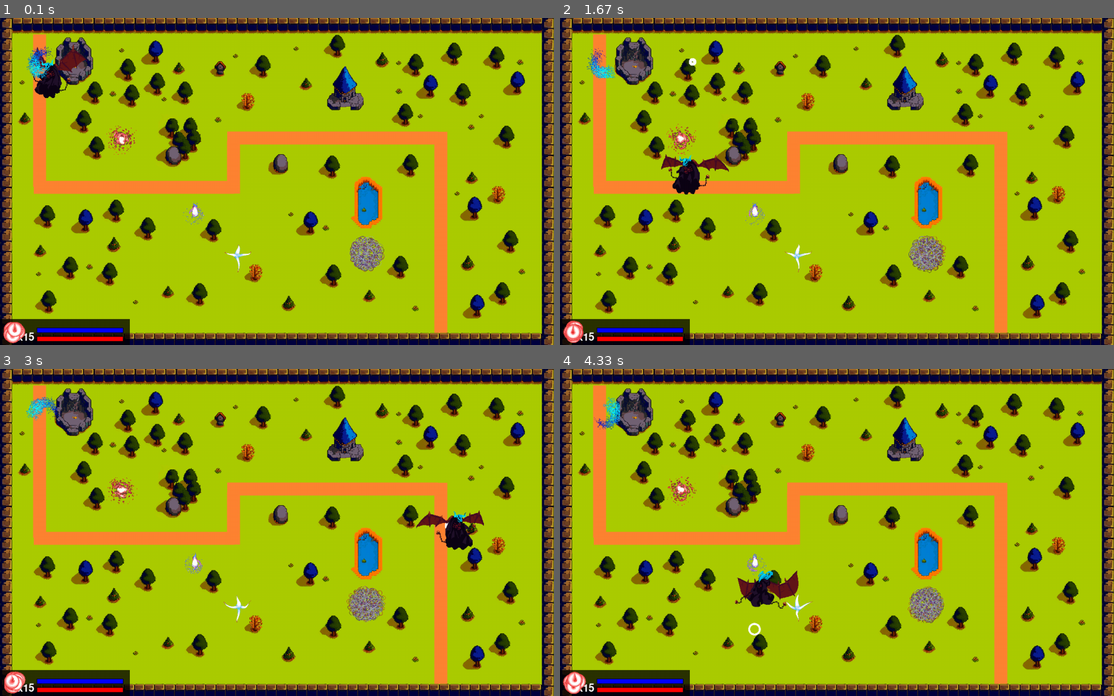
Above: before the commit, frames 1-4 (two rows, left to right).
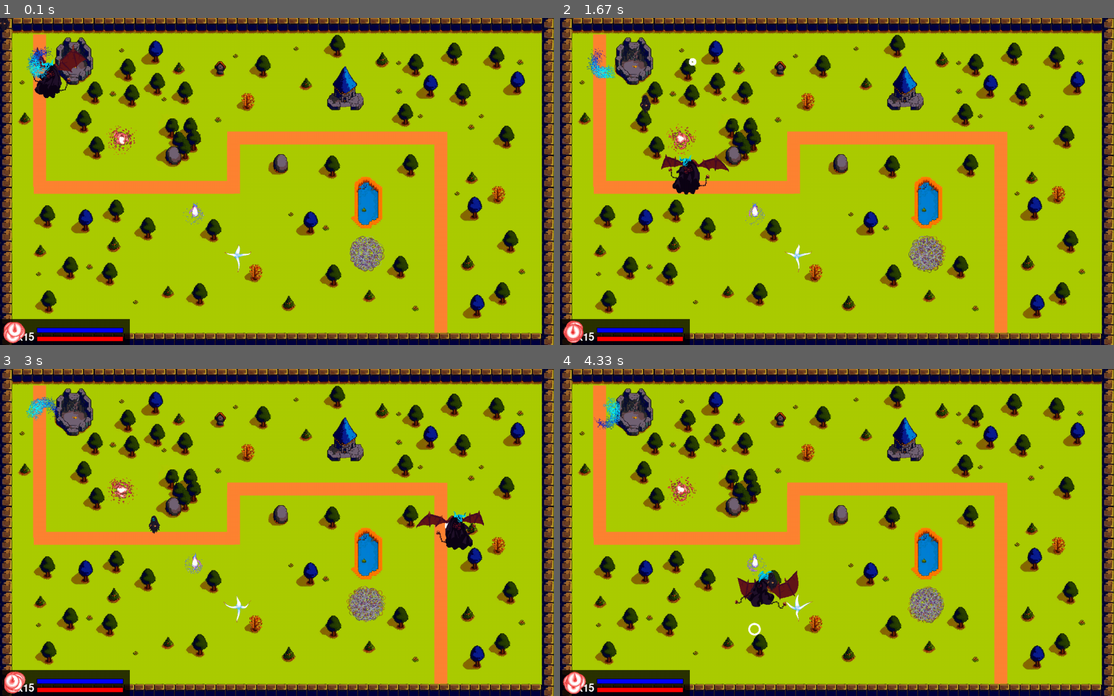
Above: after the commit, the same moments.

Repository: Entropy675/Summoning-Jinn
Game: pygame game, started from src/main.py
Two runs of this game, one before a commit and one after it. Both use one fixed random seed, a clock stepped at 60 frames per second and the inputs below.
Inputs (mouse positions are in pixels of both pictures, inside the frame that each line leads up to):
- Up to frame 1 (0.1 s): no input
- Up to frame 2 (1.67 s): click (837, 181) at 0.38 s; tap Space at 0.67 s; click (665, 256) at 1.05 s; click (692, 60) at 1.38 s
- Up to frame 3 (3 s): click (249, 617) at 1.72 s; click (487, 656) at 2.05 s; click (387, 506) at 2.38 s; click (448, 525) at 2.72 s
- Up to frame 4 (4.33 s): click (665, 489) at 3.05 s; click (958, 450) at 3.38 s; click (676, 512) at 3.72 s; tap Space at 4.07 s; click (753, 627) at 4.08 s

The runs differ from the first frame. In frame 1, less than 0.1% of the frame differs, in the area x 0-2%, y 0-5%; in frame 2, less than 0.1%; in frame 3, less than 0.1%, in the area x 26-29%, y 44-51%; in frame 4, less than 0.1%.

Commit message:
Ghost moves successfully

Diff:
--- a/src/constants.py
+++ b/src/constants.py
@@ -17,6 +17,8 @@
 PLR_SPEED_BASE_LIMIT = 16;
 PLR_MAX_HEALTH = 100;
 PLR_MAX_MANA = 100;
+
+
 FPS = 120 #pref
 # Define Colors
 WHITE = (255, 255, 255)
--- a/src/enemy.py
+++ b/src/enemy.py
@@ -19,16 +19,16 @@
     def __init__(self):
         super().__init__() # do not create a lone instance of this class
 
-    def sqrDistToPlayer(self, plr): # use this if you can help it because sqrt is a slow operation
-        return math.abs(self.x - p.x)*math.abs(self.x - p.x) + math.abs(self.y - p.y)*math.abs(self.y - p.y);
+    def sqrDistToPlayer(self, p): # use this if you can help it because sqrt is a slow operation
+        return abs(self.x - p.x)*abs(self.x - p.x) + abs(self.y - p.y)*abs(self.y - p.y);
 
     def distToPlayer(self, plr): # dont use this if you can help it because it is slow
         return math.sqrt(sqrdDistToPlayer(self, plr));
 
-    def path(self):
+    def path(self, plr):
         pass;
 
-    def attackBehavior(self):
+    def attackBehavior(self, plr):
         pass;
 
     def draw(self, surf):
@@ -47,7 +47,7 @@
             self.sprites[self.currentSprite].currentFrameY = 0; # resetting the current frame to the start of the animation loop after switching back to idle
 
 
-    def update(self):
+    def update(self, plr):
         self.sprites[self.currentSprite].update();
         if self.y > self.goToY:
             self.y -= self.speed;
--- a/src/ghost.py
+++ b/src/ghost.py
@@ -19,8 +19,9 @@
         self.range = 20
         self.pathPoints = pathPoints;
         self.maxPathPoint = len(pathPoints);
+        self.speed = 1;
 
-        image = pygame.image.load("..assets\\GothicCharacters\\GPV\\Ghost-Files\\PNG\\ghost-idle.png")
+        image = pygame.image.load("..\\assets\\GothicCharacters\\GPV\\Ghost-Files\\PNG\\ghost-idle.png")
 
         self.original_image = image
         self.image = image
@@ -28,48 +29,69 @@
         self.isEntityInanimate = False;
 
         self.sprites.append(basicSprite.BasicSprite(image, 0, 0, 7, 0, 0, 16 - self.speed)); # first animation: idle movement
-        self.sprites.append(basicSprite.BasicSprite(pygame.image.load("..assets\\GothicCharacters\\GPV\\Ghost-Files\\PNG\\ghost-shriek.png"), 0, 0, 4, 1, 0, 16 - self.speed)); # second animation: attack
-        self.sprites.append(basicSprite.BasicSprite(pygame.image.load("..assets\\GothicCharacters\\GPV\\Ghost-Files\\PNG\\ghost-vanish.png"), 0, 0, 7, 1, 0, 16 - self.speed)); # third animation: vanish (teleport ?) (die ?)
-        self.sprites.append(basicSprite.BasicSprite(pygame.image.load("..assets\\GothicCharacters\\GPV\\Ghost-Files\\PNG\\ghost-appears.png"), 0, 0, 6, 1, 0, 16 - self.speed)); # third animation: appear (could be used for teleport)
+        self.sprites.append(basicSprite.BasicSprite(pygame.image.load("..\\assets\\GothicCharacters\\GPV\\Ghost-Files\\PNG\\ghost-shriek.png"), 0, 0, 4, 1, 0, 16 - self.speed)); # second animation: attack
+        self.sprites.append(basicSprite.BasicSprite(pygame.image.load("..\\assets\\GothicCharacters\\GPV\\Ghost-Files\\PNG\\ghost-vanish.png"), 0, 0, 7, 1, 0, 16 - self.speed)); # third animation: vanish (teleport ?) (die ?)
+        self.sprites.append(basicSprite.BasicSprite(pygame.image.load("..\\assets\\GothicCharacters\\GPV\\Ghost-Files\\PNG\\ghost-appears.png"), 0, 0, 6, 1, 0, 16 - self.speed)); # third animation: appear (could be used for teleport)
         # basic sprite takes in image, x and y position for the image, image frame width, image frame height, ending offset, image speed
 
-        super().__init__(x, y)
+        super().__init__()
 
-    def path(self):
+    def path(self, plr):
 
         #checks if player is within range of goblin, if true it sets goblin path towards player
-        if(self.sqrDistToPlayer(self, plr) < range*range): # range is a variable u declare at the start, represents the pixel range that the player needs to be within for the enemy to start chasing the player
+        if(self.sqrDistToPlayer(plr) < self.range*self.range): # range is a variable u declare at the start, represents the pixel range that the player needs to be within for the enemy to start chasing the player
             self.goToX = plr.x
             self.goToY = plr.y
             self.attacking = True;
         else:
-            if(self.pathToPoints[self.currentPathPoint].x == self.x &&  self.pathToPoints[self.currentPathPoint].y == self.y):
-                self.currentPathPoint += 1;
+
+
             if(self.currentPathPoint == self.maxPathPoint):
-                self.goToY = -10000;
+                self.goToY = 10000;
             else:
-                self.goToX = self.pathToPoints[self.currentPathPoint].x
-                self.goToY = self.pathToPoints[self.currentPathPoint].y
+                self.goToX = self.pathPoints[self.currentPathPoint][0] + self.boundryX
+                self.goToY = self.pathPoints[self.currentPathPoint][1] + self.boundryY
+                if(self.pathPoints[self.currentPathPoint][0] + self.boundryX == self.x and self.pathPoints[self.currentPathPoint][1] + self.boundryY == self.y):
+                    self.currentPathPoint += 1;
+
             self.attacking = False;
-            # remove path to points [0] once they have reached it
 
-    def attackBehavior(self):
+    def attackBehavior(self, plr):
         attackType = random.randint(1, 100) #random number between 1 - 100 determines attack type
 
         if(attackType <= 80):
             currentSprite = 0 #80% chance the goblin will walk
-        elif(attackType <= 95):
-            currentSprite = 1 #15% chance the goblin will try a basic attack(i think biting would be very funny but that can be for later)
-        elif(attackType <= 100):
-            currentSprite = 2 #5% chance the goblin will dash
+        else:
+            currentSprite = 1 # attack sprite
+
 
 
     def draw(self, surf):
-        super().draw(surf)
+        doneframe = None; # doneframe returns true when done animation
+
+        if(self.facingLeft):
+            doneframe = self.sprites[self.currentSprite].draw(surf, self.x + self.sprites[self.currentSprite].x - self.sprites[self.currentSprite].rect.width/2, self.y + self.sprites[self.currentSprite].y - self.sprites[self.currentSprite].rect.height/2, True);
+        else:
+            doneframe = self.sprites[self.currentSprite].draw(surf, self.x + self.sprites[self.currentSprite].x  - self.sprites[self.currentSprite].rect.width/2, self.y + self.sprites[self.currentSprite].y - self.sprites[self.currentSprite].rect.height/2);
+
+        if(doneframe): # if we are on the last frame of the animation
+            if(self.currentSprite == 1): # and its the attack sprite
+                self.currentSprite = 0;
+            self.sprites[self.currentSprite].currentFrameX = 0;
+            self.sprites[self.currentSprite].currentFrameY = 0;
 
 
-    def update(self):
-        super().update()
-        self.path(self)
+    def update(self, plr):
+        self.sprites[self.currentSprite].update();
+        if self.y > self.goToY:
+            self.y -= self.speed;
+        if self.y < self.goToY:
+            self.y += self.speed;
+        if self.x > self.goToX:
+            self.x -= self.speed;
+        if self.x < self.goToX:
+            self.x += self.speed;
+        print(str(self.x) + " " + str(self.y) + " goto " + str(self.goToX) + " " + str(self.goToY))
+        self.path(plr)
         if(self.attacking):
-            self.attackBehavior(self)
+            self.attackBehavior(plr)
--- a/src/goblin.py
+++ b/src/goblin.py
@@ -19,6 +19,7 @@
         self.range = 20
         self.pathPoints = pathPoints;
         self.maxPathPoint = len(pathPoints);
+        self.speed = 3;
 
         image = pygame.image.load("..\\assets\\Sprites\\goblin1V2_summoning_jinn.png");
 
@@ -31,9 +32,9 @@
         self.sprites.append(basicSprite.BasicSprite(image, 0, 0, 3, 1, 0, 16 - self.speed)); # second animation: attack
         self.sprites.append(basicSprite.BasicSprite(image, 0, 0, 3, 1, 0, 16 - self.speed)); # third animation: dash
 
-        super().__init__(x, y)
+        super().__init__()
 
-    def path(self):
+    def path(self, plr):
 
         #checks if player is within range of goblin, if true it sets goblin path towards player
         if(self.sqrDistToPlayer(self, plr) < range*range): # range is a variable u declare at the start, represents the pixel range that the player needs to be within for the enemy to start chasing the player
@@ -41,31 +42,31 @@
             self.goToY = plr.y
             self.attacking = True;
         else:
-            self.goToX = self.pathToPoints[0].x
-            self.goToY = self.pathToPoints[0].y
+            self.goToX = self.pathPoints[0][0]
+            self.goToY = self.pathPoints[0][1]
             self.attacking = False;
             #remove path to points [0] once they have reached it
 
-    def attackBehavior(self):
+    def attackBehavior(self, plr):
         attackType = random.randint(1, 100) #random number between 1 - 100 determines attack type
 
         if(attackType <= 80):
             currentSprite = 0 #80% chance the goblin will walk
         elif(attackType <= 95):
-            if(self.sqrDistToPlayer(self, plr) < meleRange*meleRange):
+            if(self.sqrDistToPlayer(plr) < meleRange*meleRange):
                 currentSprite = 1 #15% chance the goblin will try a basic attack(i think biting would be very funny but that can be for later)
             else:
                 currentSprite = 2 # if cant mele, then dash
         elif(attackType <= 100):
             currentSprite = 2 #5% chance the goblin will dash
         else:
-            self.path(self)
+            self.path(plr)
 
     def draw(self, surf):
         super().draw(surf)
 
 
-    def update(self):
-        super().update()
+    def update(self, plr):
+        super().update(plr)
         if(self.attacking):
-            self.attackBehavior(self)
+            self.attackBehavior(plr)
--- a/src/level.py
+++ b/src/level.py
@@ -2,15 +2,23 @@
 import pygame
 import enemy
 import goblin
+import ghost
 
 def loadAssets():
+
+    levelPathPoints = [(250, 250), (500, 500), (400, 400), (900, 500)];
     batchDrawUpdate = [];
+
     batchDrawUpdate.append(basicSprite.BasicSprite(pygame.image.load("..\\assets\\sprites\\spinningMana.png"), 60, 60, 8, 8, 4, 1))
     #batchDrawUpdate.append(basicSprite.BasicSprite(pygame.image.load("..\\assets\\PixelEffects\\10_weaponhit_spritesheet.png"), 160, 160, 6, 6, 5, 1)) #USE THIS
     batchDrawUpdate.append(basicSprite.BasicSprite(pygame.image.load("..\\assets\\PixelEffects\\13_vortex_spritesheet.png"), 230, 230, 8, 8, 3, 5))
     batchDrawUpdate.append(basicSprite.BasicSprite(pygame.image.load("..\\assets\\PixelEffects\\14_phantom_spritesheet.png"), 500, 500, 8, 8, 3, 1))
     batchDrawUpdate.append(basicSprite.BasicSprite(pygame.image.load("..\\assets\\PixelEffects\\18_midnight_spritesheet.png"), 400, 400, 8, 8, 3, 1))
     batchDrawUpdate.append(basicSprite.BasicSprite(pygame.image.load("..\\assets\\sprites\\summoningCircle.png"), 800, 500, 15, 15, 25, 1))
+
+    batchDrawUpdate.append(ghost.Ghost(0, -30, levelPathPoints));
+
+
     #batchDrawUpdate.append(goblin.Goblin(600, 600));
     #batchDrawUpdate.append(goblin.Goblin(pygame.image.load("..\\assets\\Sprites\\goblin1V2_summoning_jinn.png"), 700))
 
--- a/src/main.py
+++ b/src/main.py
@@ -80,7 +80,10 @@
     plr.draw(screen)
 
     for i in batchDrawUpdate: # update & draw everything in the array (all assets loaded)
-        i.update();
+        if(issubclass(type(i), enemy.Enemy)):
+            i.update(plr);
+        else:
+            i.update();
         i.draw(screen);
 
     # Draw the HUD last so that it goes on top of everything
